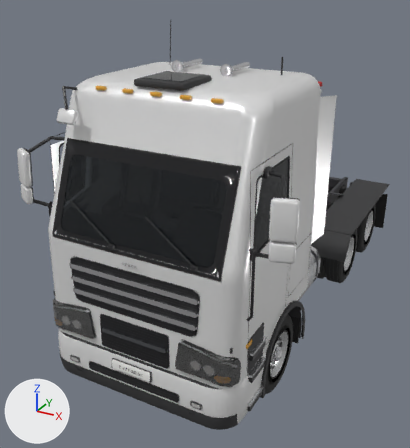
The glTF model game/assets/trucks/orion.glb, before and after one commit.
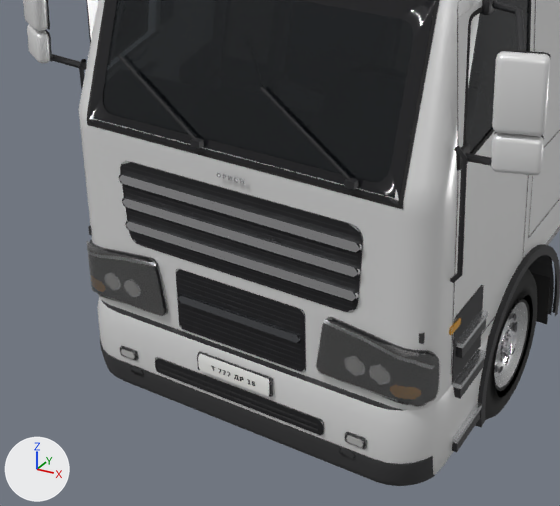
There are two pictures of each version: one whole from a camera (50 mm lens) standing at (3.23, -9.56, 4.93) and looking at (-0.62, -2.55, 1.43), one close up on the part from 2% to 74% of the width and 38% to 98% of the height. The lights are fixed; the arrows at lower left show +X, +Y and +Z. The last two pictures show the newer version. Where no turn or scale is listed for an object, it has been applied to the vertices. Vertices at exactly the same position are counted once.

In view in the first close-up: 'orion', 'wheel_FL' and 1 more.
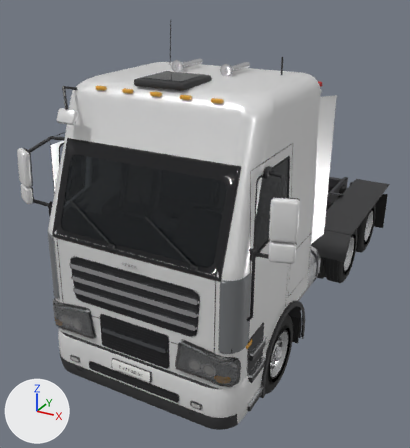
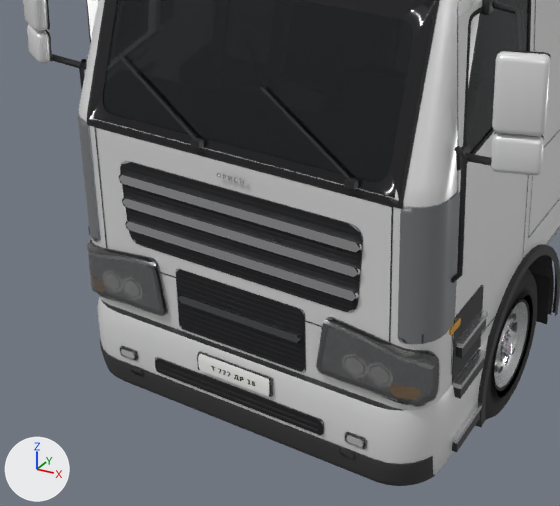
What differs and where, as boxes [x1, y1, x2, y2] in the close-ups (560 x 506 px):
part 1 of me_orion, added
    after: [398, 192, 460, 344]
part 2 of me_orion, added
    after: [95, 127, 392, 207]
part 3 of me_orion, added
    after: [94, 127, 107, 249]
part 4 of me_orion, added
    after: [389, 207, 393, 343]
part 5 of me_orion, built on (mostly hidden before)
    before: [87, 120, 94, 126]
    after: [77, 110, 100, 242]

The edits, one by one:
Material 'MAT-paint2' (mat_mat_paint2) is new.
Its base color is (0.2, 0.21, 0.22) (grey #7c7e81).
Its metallic is 0.2.
Its roughness is 0.4.
me_orion is used by ob_orion; location (-0.002, -1.819, 2.345).
me_orion had 17980 vertices, 24950 faces and spanned x -1.72..1.72, y -3.59..3.59, z -2.09..2.09.
me_orion now has 20232 vertices, 28366 faces and spans x -1.72..1.72, y -3.59..3.59, z -2.09..2.09.
me_orion part 1: a new loose piece of 662 vertices spanning x 1.06..1.26, y -3.5..-3.17, z -0.93..-0.1, in mat_mat_paint2 (grey #7c7e81).
me_orion part 2: a new loose piece of 104 vertices spanning x -1.0..1.01, y -3.48..-3.47, z -0.12..-0.11, in mat_mat_seam (black #161616).
me_orion part 3: a new loose piece of 46 vertices spanning x -1.01..-1.0, y -3.5..-3.48, z -1.0..-0.12, in mat_mat_seam (black #161616).
me_orion part 4: a new loose piece of 46 vertices spanning x 1.0..1.01, y -3.5..-3.48, z -1.0..-0.12, in mat_mat_seam (black #161616).
me_orion part 5: 72 vertices moved within x -1.25..-0.74, y -3.52..-3.2, z -1.23..-0.12; 88 vertices removed from x -1.03..-0.73, y -3.52..-3.51, z -1.23..-1.1; 1064 vertices added at x -1.25..-0.58, y -3.52..-3.17, z -1.3..-0.1.
Other edits to the shape of me_orion do not show in these pictures.
me_orion gains material mat_mat_paint2 (grey #7c7e81).
